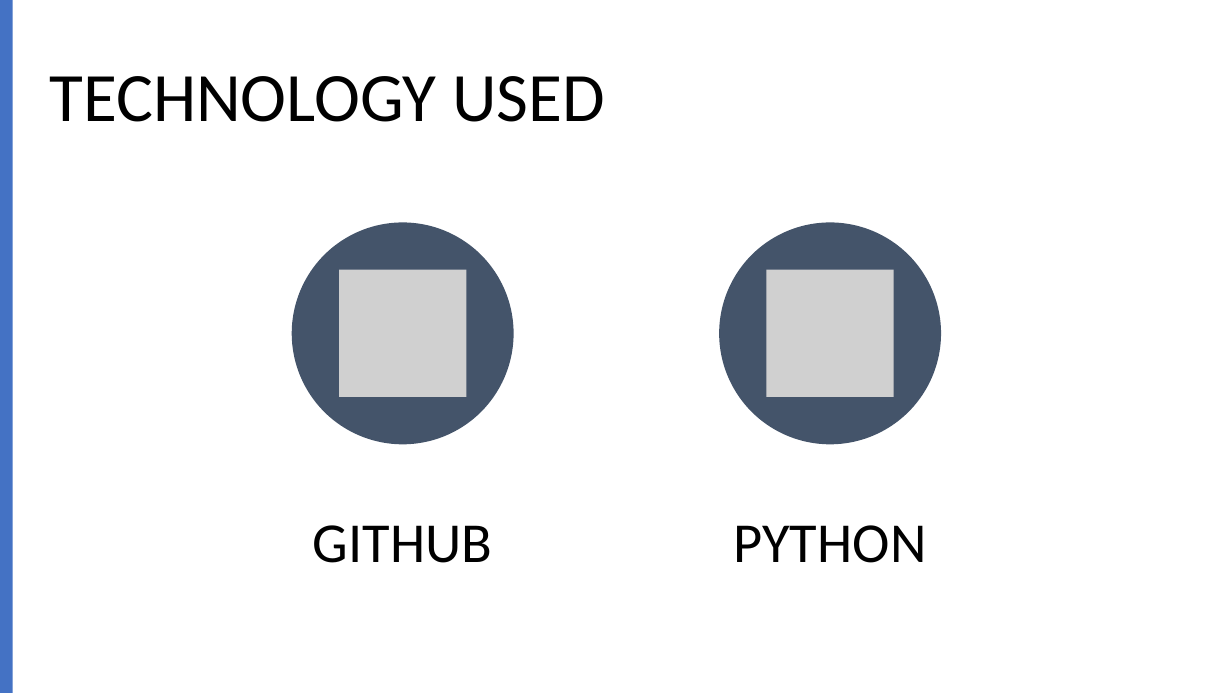
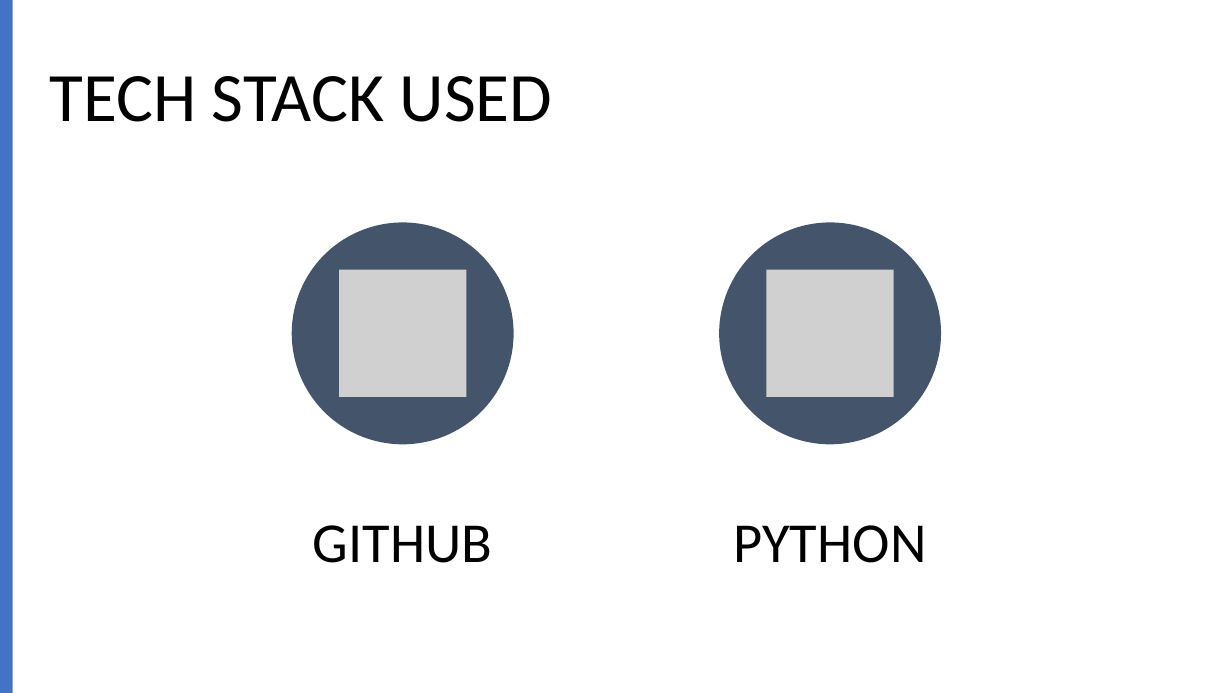
Before and after one commit to umangnangal/Topology_Generator, a slide deck: slide 3 of San_Charcha_30th_Sept.pptx. Drawn at 1232x693 pixels with LibreOffice and Linux fonts; fonts in the diff are those of the drawing; grey boxes stand for pictures. Boxes give left, top, right and bottom in pixels: in the first picture for what was removed or moved away, otherwise in the second. Text is boxed around its words. In the diff, an @@ line names an element or a change of style, - is before the commit and + after.

```diff
--- a/San_Charcha_30th_Sept.pptx
+++ b/San_Charcha_30th_Sept.pptx
@@ title at (x1=49, y1=76, x2=553, y2=122): text changed @@
-TECHNOLOGY USED
+TECH STACK USED
```
Also in this commit, not shown: 3 other slides changed, 6 other files.
